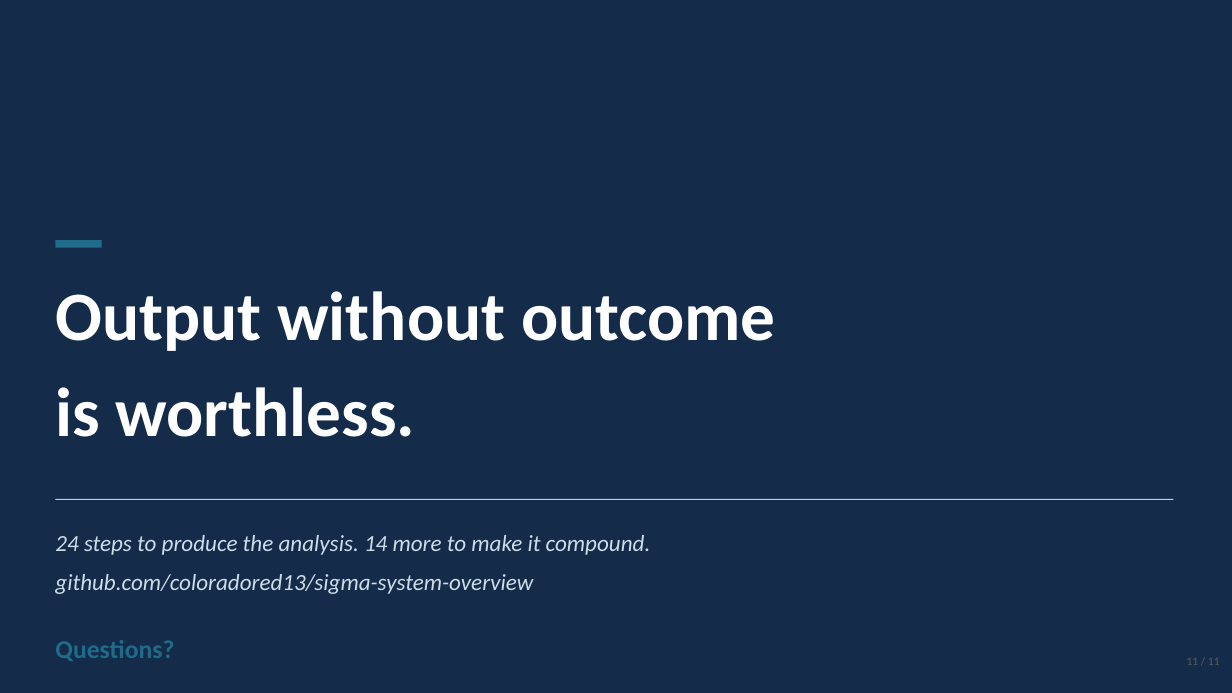
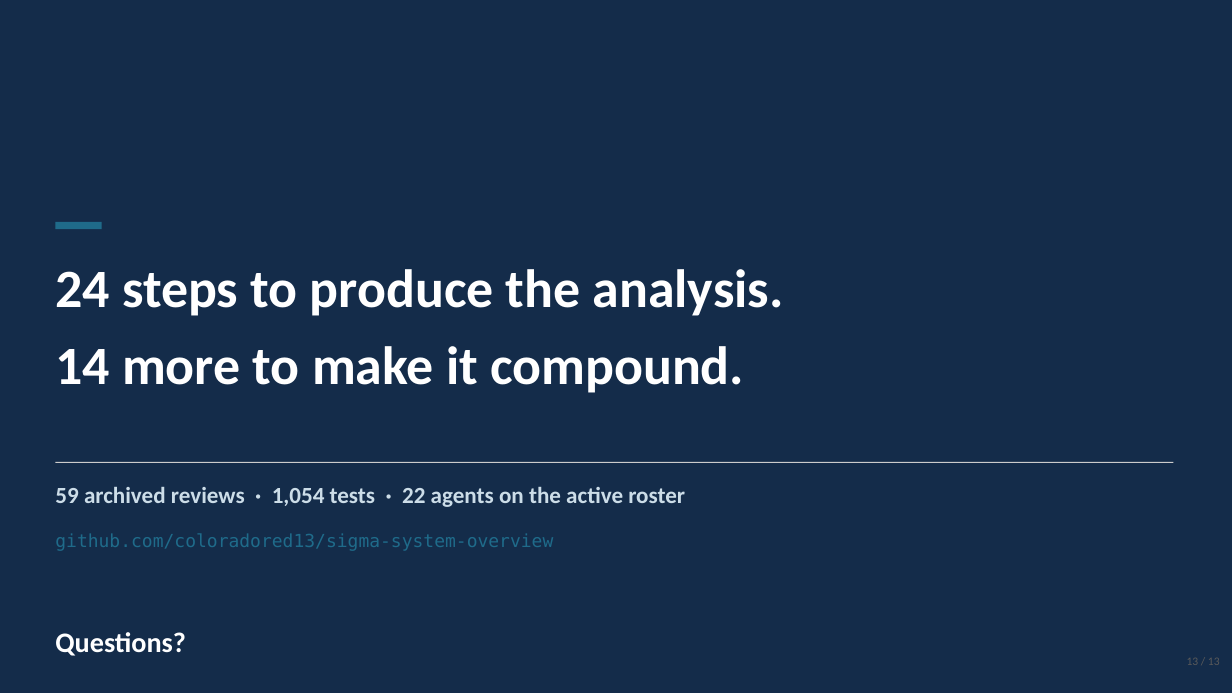
Before and after one commit to coloradored13/sigma-system-overview, a slide deck: slide 13 of sigma-system-demo.pptx (slide 11 before the commit). Drawn at 1232x693 pixels with LibreOffice and Linux fonts; fonts in the diff are those of the drawing. Boxes give left, top, right and bottom in pixels: in the first picture for what was removed or moved away, otherwise in the second. Text is boxed around its words. In the diff, an @@ line names an element or a change of style, - is before the commit and + after.

```diff
--- a/sigma-system-demo.pptx
+++ b/sigma-system-demo.pptx
@@ rectangle: place and size @@
-rectangle at box(55, 240, 102, 248)
+rectangle at box(55, 222, 102, 229)
@@ text at box(55, 269, 784, 393): text changed; size 54 to 42 pt @@
-Output without outcome
-is worthless.
+24 steps to produce the analysis.
+14 more to make it compound.
@@ rectangle: place and size @@
-rectangle at box(55, 499, 1174, 500)
+rectangle at box(55, 462, 1174, 463)
@@ text added at box(55, 487, 685, 507), 18 pt, text #CCDDE8, bold @@
+59 archived reviews · 1,054 tests · 22 agents on the active roster
@@ text at box(55, 535, 651, 555): paragraph removed @@
-24 steps to produce the analysis. 14 more to make it compound.
@@ text "github.com/coloradored13/sigma-system-overview" at box(55, 533, 553, 551): size 18 to 14 pt, font Calibri to DejaVu Sans Mono, text colour #CCDDE8 to #1F6B8A, italic off; line spacing 1.4 to 1.15 @@
@@ text "Questions?": place and size @@
-text "Questions?" at box(55, 640, 174, 661)
+text "Questions?" at box(55, 632, 186, 656)
@@ text "Questions?" at box(55, 632, 186, 656): size 20 to 22 pt, text colour #1F6B8A to #FFFFFF @@
```
Also in this commit, not shown: 4 other slides changed, 8 slides added, 6 slides removed.
